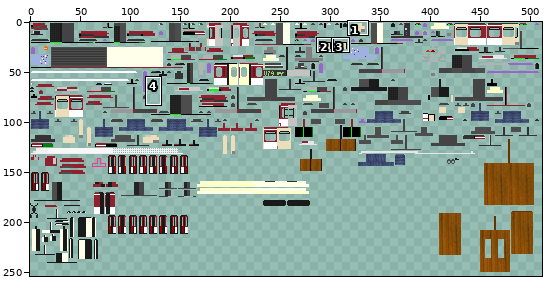
File history of a sprite sheet, src/main/resources/assets/tctramsinmotion/textures/trains/B80D_Red.png. Above: a wide view before the commit, with the close-up outlined.
Close-up. Old version:
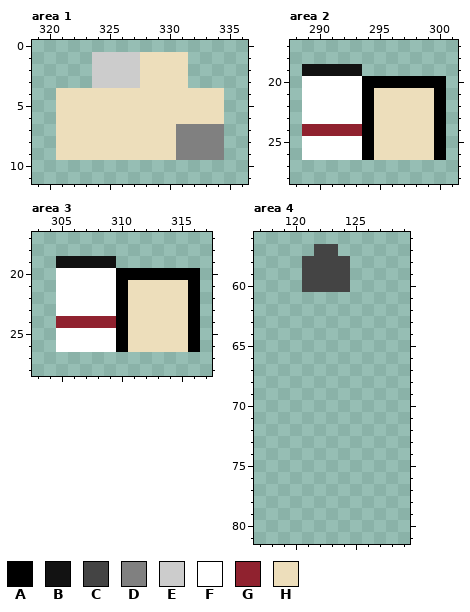
The file is 512x256 pixels. Pixels under 10% opacity are left out. Colours within 5 levels of each other are drawn and written as one. Shown: area 1: x 319..336, y 0..11; area 2: x 288..301, y 17..28; area 3: x 303..317, y 17..28; area 4: x 117..129, y 56..81. The wide view leaves out empty margins. The commit also changed other parts of the picture, which this record leaves out.
Palette (. is transparent): A #000000  B #121212  C #444444  D #808080  E #cccccc  F #ffffff  G #90222f  H #eddebb
And afterwards:
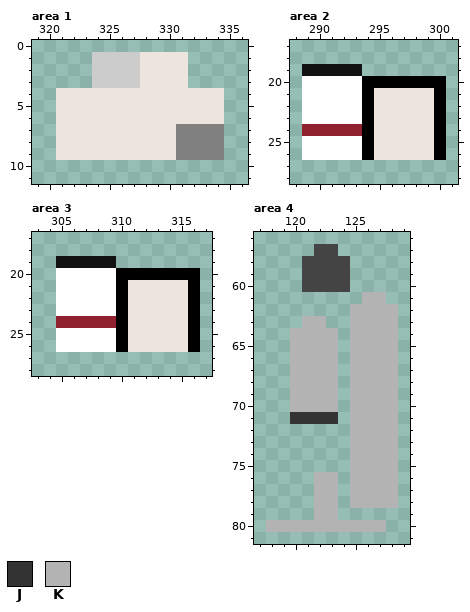
Colours new in this view: J #333333  K #b3b3b3
What changed:
Colour H changes from #eddebb to #ede4de.
Area 4:
Colour J now appears in row 71 at x 120 to 123.
Colour K now appears in row 61 at x 126 to 127; in row 62 at x 125 to 128; in row 63 at x 121 to 122 and 125 to 128; in rows 64 to 70 at x 120 to 123 and 125 to 128; in rows 71 to 75 at x 125 to 128; in rows 76 to 78 at x 122 to 123 and 125 to 128.
Colour K now appears in row 79 at x 122 to 123; in row 80 at x 118 to 127.
Boxes around the changes in both close-ups, in picture pixels (x1, y1, x2, y2):
changed: (56, 52, 224, 160)
changed: (374, 88, 434, 160)
changed: (128, 280, 188, 352)
added: (266, 292, 398, 532)
